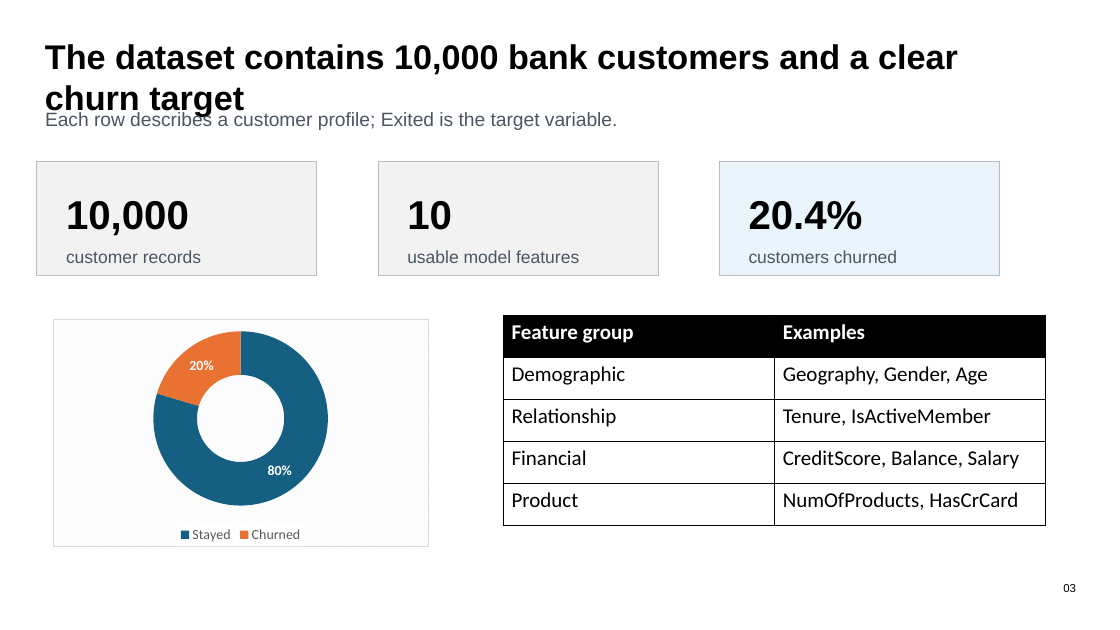
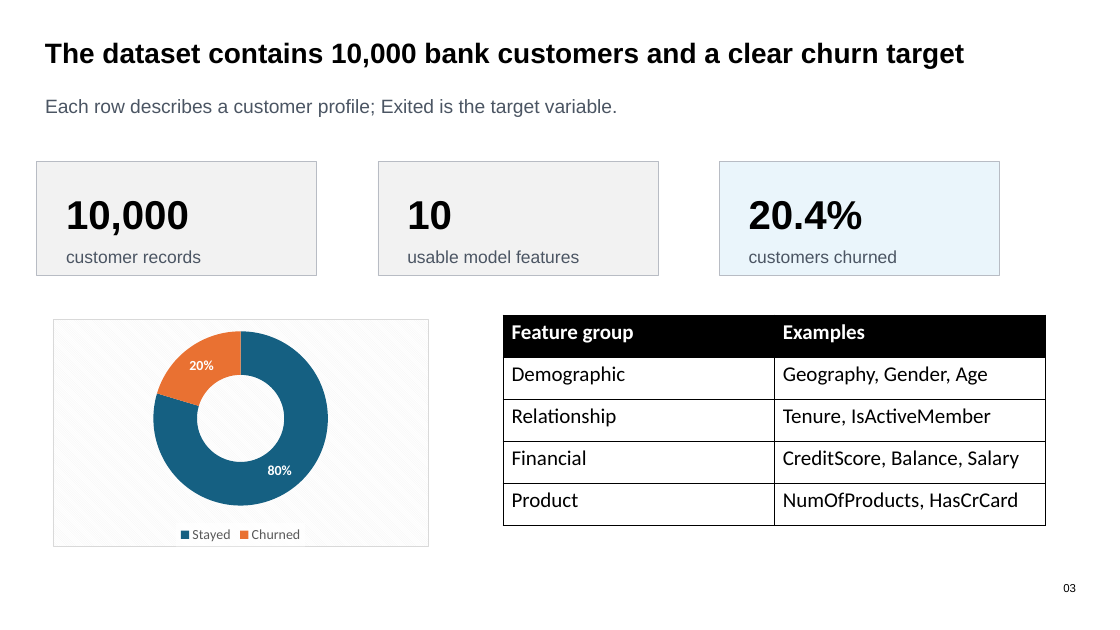
Before and after one commit to rashid7089/Customer_Retention_Predictor, a slide deck: slide 3 of Customer_Retention_Predictor_Presentation.pptx. Drawn at 1120x630 pixels with LibreOffice and Linux fonts; fonts in the diff are those of the drawing. Boxes give left, top, right and bottom in pixels: in the first picture for what was removed or moved away, otherwise in the second. Text is boxed around its words. In the diff, an @@ line names an element or a change of style, - is before the commit and + after.

```diff
--- a/Customer_Retention_Predictor_Presentation.pptx
+++ b/Customer_Retention_Predictor_Presentation.pptx
@@ text "The dataset contains 10,000 bank ..." at [45, 42, 964, 68]: size 29.2 to 24 pt @@
@@ text "Each row describes a customer ...": place and size @@
-text "Each row describes a customer ..." at [45, 111, 618, 130]
+text "Each row describes a customer ..." at [45, 99, 618, 117]
```
Also in this commit, not shown: 5 other slides changed, 1 slide added.
